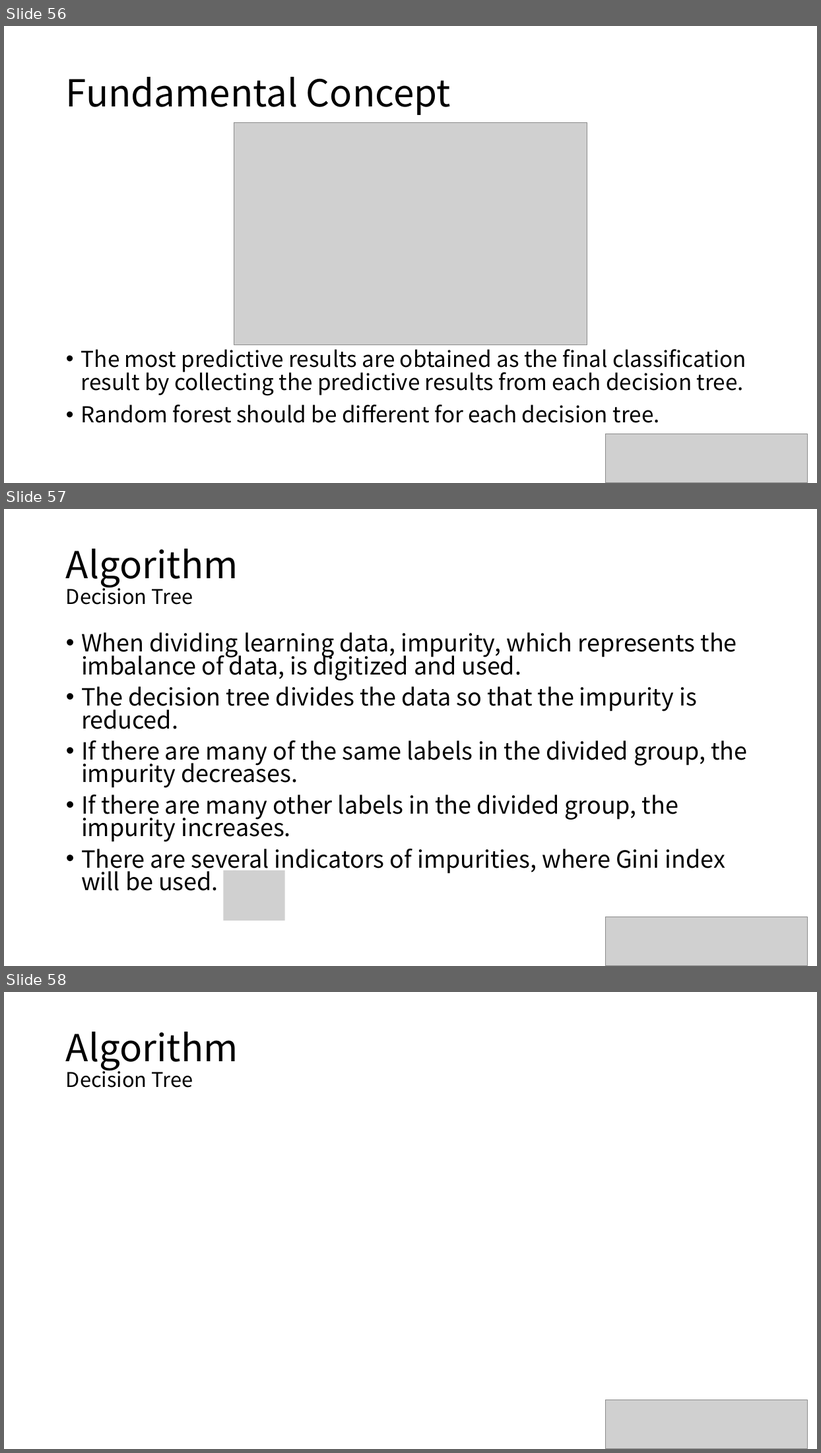
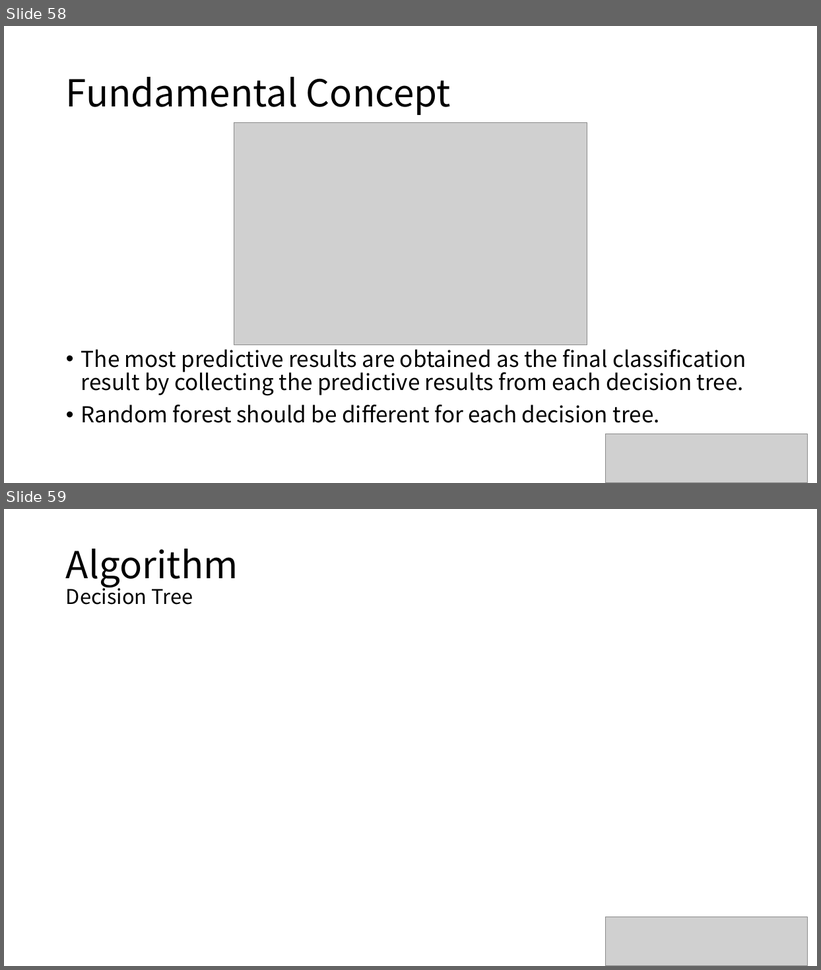
Before and after one commit to majorWallet/Machine_Learning_Algorithms_Library, a slide deck: 발표자료/2_Supervised_Learning.pptx. Shown one above the other, each under a label of ours: slides 56, 57 and 58 before the commit, slides 58 and 59 after it. The pictures are 821x1453 and 821x970 pixels, drawn with LibreOffice and Linux fonts; fonts in the diff are those of the drawing; grey boxes stand for pictures. Boxes give left, top, right and bottom in pixels: in the first picture for what was removed or moved away, otherwise in the second. Text is boxed around its words. In the diff, an @@ line names an element or a change of style, - is before the commit and + after.

```diff
--- a/발표자료/2_Supervised_Learning.pptx
+++ b/발표자료/2_Supervised_Learning.pptx
@@ slide 57 removed at box(4, 509, 817, 966), background #FFFFFF @@
@@ title removed at box(66, 549, 238, 605) @@
-Algorithm
-Decision Tree
@@ text removed at box(81, 632, 747, 891) @@
-• When dividing learning data, impurity, which represents the imbalance of data, is digitized and used.
-• The decision tree divides the data so that the impurity is reduced.
-• If there are many of the same labels in the divided group, the impurity decreases.
-• If there are many other labels in the divided group, the impurity increases.
-• There are several indicators of impurities, where Gini index will be used.
@@ picture removed at box(224, 871, 285, 921) @@
@@ picture removed at box(605, 918, 808, 966) @@
@@ what was slide 56 is now slide 58 @@
@@ what was slide 58 is now slide 59 @@
```
Also in this commit, not shown: 16 slides changed, 3 slides added, 48 other files.
